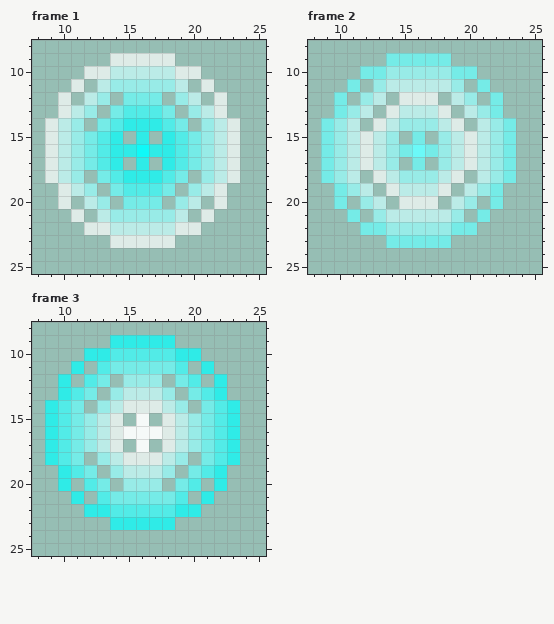
One commit to this pixel-art file: Resources/Aseprite/orb1.aseprite. Above is the file before it was changed.
32x32 pixels, 3 frames. Shown: frame 1: x 8..25, y 8..25; frame 2: x 8..25, y 8..25; frame 3: x 8..25, y 8..25. The commit also changed other frames, which this record leaves out.
After the commit:
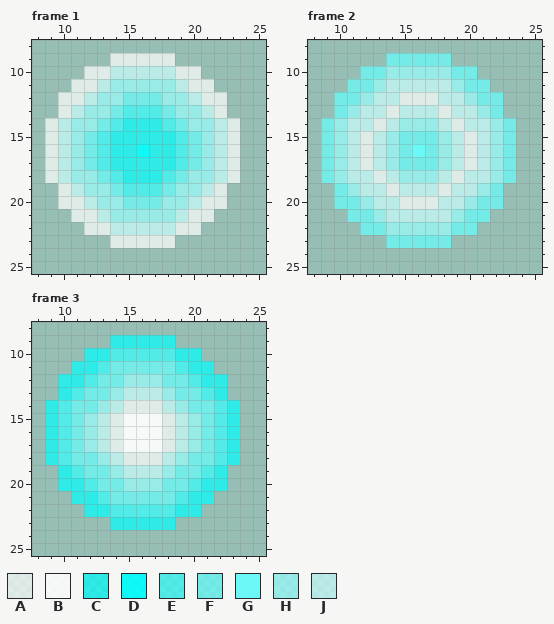
Palette (. is transparent): A #ffffffaf  B #ffffffe6  C #00ffffaf  D #00ffffe6  E #33ffffaf  F #66ffffaf  G #66ffffe6  H #99ffffaf  J #ccffffaf
The edit:
Frame 1:
There is now colour A in row 11 at x 12 and 20; in row 12 at x 11 and 21; in row 20 at x 11 and 21; in row 21 at x 12 and 20.
There is now colour C in row 15 at x 15 and 17; in row 17 at x 15 and 17.
There is now colour H in row 12 at x 14 and 18; in row 13 at x 13 and 19; in row 14 at x 12 and 20; in row 18 at x 12 and 20; in row 19 at x 13 and 19; in row 20 at x 14 and 18.
Frame 2:
There is now colour F in row 11 at x 12 and 20; in row 12 at x 11 and 21; in row 15 at x 15 and 17; in row 17 at x 15 and 17; in row 20 at x 11 and 21; in row 21 at x 12 and 20.
There is now colour J in row 12 at x 14 and 18; in row 13 at x 13 and 19; in row 14 at x 12 and 20; in row 18 at x 12 and 20; in row 19 at x 13 and 19; in row 20 at x 14 and 18.
Frame 3:
There is now colour B in row 15 at x 15 and 17; in row 17 at x 15 and 17.
There is now colour C in row 11 at x 12 and 20; in row 12 at x 11 and 21; in row 20 at x 11 and 21; in row 21 at x 12 and 20.
There is now colour F in row 12 at x 14 and 18; in row 13 at x 13 and 19; in row 14 at x 12 and 20; in row 18 at x 12 and 20; in row 19 at x 13 and 19; in row 20 at x 14 and 18.
Where, in picture pixels (left, top, right, bottom), the same in both pictures:
added: (71, 79, 214, 222)
added: (347, 79, 490, 222)
added: (71, 361, 214, 504)
